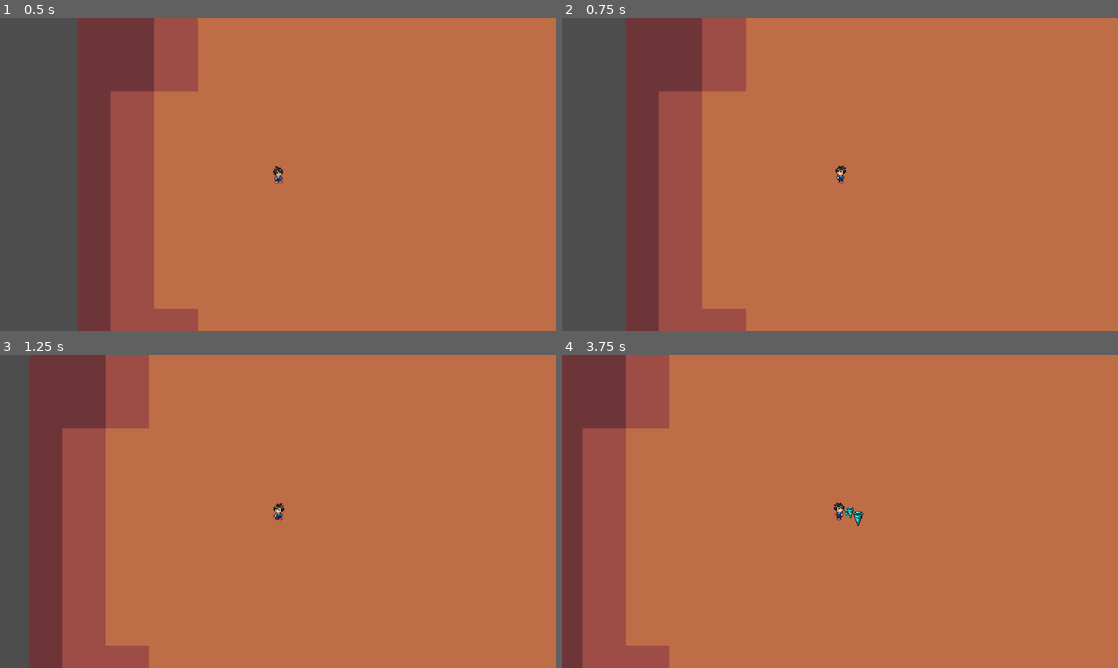
Above: before the commit, frames 1-4 (two rows, left to right).
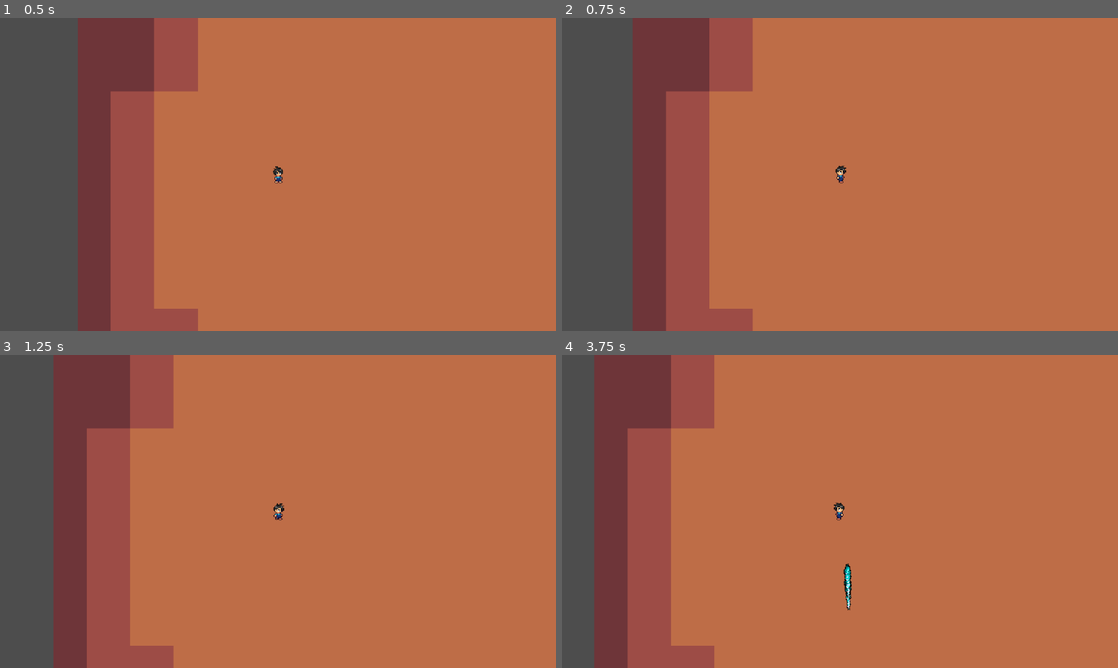
Above: after the commit, the same moments.

Repository: DavidRiusB/HeroCitySiege
Game: Godot game, scene res://world/world.tscn
Two runs of this game, one before a commit and one after it. Both use one fixed random seed, a clock stepped at 60 frames per second and the inputs below. Before the commit the project has no main scene; this scene is started directly in both runs.
Inputs:
- Up to frame 1 (0.5 s): no input
- Up to frame 2 (0.75 s): tap Enter at 0.5 s; hold D (right) from 0.53 s (still down)
- Up to frame 3 (1.25 s): keep holding D (right)
- Up to frame 4 (3.75 s): release D (right) at 1.28 s; hold S (down) 1.28-2.03 s; hold D (right) 2.03-2.78 s; hold W (up) 2.78-3.53 s; hold A (left) from 3.53 s (still down)

Frame 1 is identical in both runs. In frame 2, 3.7% of the frame differs, in the area x 11-35%, y 0-100%; in frame 3, 13%; in frame 4, 20%, in the area x 0-55%, y 0-100%.

Commit message:
refactor player script
Modularaized the script, separate attack logic, split attacks into atack logic and stats and proyetiles

Diff:
--- a/project.godot
+++ b/project.godot
@@ -11,6 +11,7 @@
 [application]
 
 config/name="HeroCitySiege"
+run/main_scene="uid://b4jybn3m6j67o"
 config/features=PackedStringArray("4.4", "Forward Plus")
 
 [display]
--- /dev/null
+++ b/scenes/player/Attack/IceSpear/ice_spear.gd
@@ -0,0 +1,87 @@
+extends Node2D
+
+@export var level = 2
+var fire_rate = 0.075
+var ice_spear_attack_speed = 1.5
+var ice_spear_base_ammo = 1
+var ice_spear_ammo = 0
+
+@onready var projectile_scene = preload("res://scenes/player/Attack/IceSpear/ice_spear_projectile.tscn")
+@onready var player
+@onready var ability_timer = get_node("%AbilityTimer")
+@onready var attack_timer = get_node("%AttackTimer")
+
+func _ready() -> void:
+	player = get_tree().get_first_node_in_group("player")
+	print("Ice spear Got player")
+
+func update(delta):
+	if level > 0:
+		ability_timer.wait_time = ice_spear_attack_speed
+		attack_timer.wait_time = fire_rate
+		if ability_timer.is_stopped():
+			ability_timer.start()
+
+func _on_ability_timer_timeout() -> void:
+	ice_spear_ammo += ice_spear_base_ammo
+	if attack_timer.is_stopped():
+		attack_timer.start()
+
+# Inside your Ice Spear ability scene
+func _on_attack_timer_timeout():
+	if ice_spear_ammo > 0:
+		var enemy_target = get_random_target()
+		if enemy_target:
+			var projectile = projectile_scene.instantiate()
+
+			# Set values based on level
+			var stats = get_projectile_stats_for_level(level)
+
+			projectile.hp = stats.hp
+			projectile.speed = stats.speed
+			projectile.damage = stats.damage
+			projectile.knockback_amount = stats.knockback
+			projectile.attack_size = stats.size
+			projectile.position = player.global_position
+			projectile.target = enemy_target.global_position
+
+			player.add_child(projectile)
+			ice_spear_ammo -= 1
+		else:
+			attack_timer.stop()
+
+func get_projectile_stats_for_level(lvl: int) -> Dictionary:
+	match lvl:
+		1:
+			return {
+				"hp": 1,
+				"speed": 100,
+				"damage": 5,
+				"knockback": 100,
+				"size": 1.0
+			}
+		2:
+			return {
+				"hp": 2,
+				"speed": 120,
+				"damage": 10,
+				"knockback": 150,
+				"size": 1.2
+			}
+		# more levels...
+		_:
+			return {
+				"hp": 1,
+				"speed": 100,
+				"damage": 5,
+				"knockback": 100,
+				"size": 1.0
+			}
+
+
+
+func get_random_target():
+	var enemies = player.enemies_in_range
+	if enemies.size() > 0:
+		return enemies[randi() % enemies.size()]
+	return null
--- /dev/null
+++ b/scenes/player/Attack/IceSpear/ice_spear.tscn
@@ -0,0 +1,15 @@
+[gd_scene load_steps=2 format=3 uid="uid://cqc8skcu3wrj7"]
+
+[ext_resource type="Script" uid="uid://hs4lm2a0le6x" path="res://scenes/player/Attack/IceSpear/ice_spear.gd" id="1_jkvxq"]
+
+[node name="IceSpear" type="Node2D"]
+script = ExtResource("1_jkvxq")
+
+[node name="AbilityTimer" type="Timer" parent="."]
+unique_name_in_owner = true
+
+[node name="AttackTimer" type="Timer" parent="AbilityTimer"]
+unique_name_in_owner = true
+
+[connection signal="timeout" from="AbilityTimer" to="." method="_on_ability_timer_timeout"]
+[connection signal="timeout" from="AbilityTimer/AttackTimer" to="." method="_on_attack_timer_timeout"]
--- a/scenes/player/Attack/ice_spear.gd
+++ b/scenes/player/Attack/IceSpear/ice_spear_projectile.gd
@@ -1,30 +1,22 @@
 extends Node2D
 
-var level = 1
-var hp = 1
-var speed = 100
-var damage = 5
-var knockback_amount = 100
-var attack_size = 1.0
+var level: int
+var hp: int
+var speed: int
+var damage: int
+var knockback_amount: int
+var attack_size: float
 
 var target = Vector2.ZERO
 var angle = Vector2.ZERO
 
-@onready var player = get_tree().get_first_node_in_group("player")
+var player
 
 signal remove_from_arr(object)
 
 func _ready():
 	angle = global_position.direction_to(target)
 	rotation = angle.angle() + deg_to_rad(135)
-
-	match level:
-		1:
-			hp = 1
-			speed = 100
-			damage = 5
-			knockback_amount = 100
-			attack_size = 1.0
 
 	var tween = create_tween()
 	tween.tween_property(self,"scale", Vector2(1,1) * attack_size, 1).set_trans(Tween.TRANS_QUINT).set_ease(Tween.EASE_OUT)
@@ -40,9 +32,6 @@
 		emit_signal("remove_from_arr", self)
 		queue_free()
 
-
-
-
 func _on_timer_timeout() -> void:
 	emit_signal("remove_from_arr", self)
 	queue_free()
--- a/scenes/player/Attack/ice_spear.tscn
+++ b/scenes/player/Attack/IceSpear/ice_spear_projectile.tscn
@@ -1,8 +1,8 @@
 [gd_scene load_steps=5 format=3 uid="uid://cjw3n42igwqwu"]
 
-[ext_resource type="Script" uid="uid://i6c6lccbi4sd" path="res://scenes/player/Attack/ice_spear.gd" id="1_n1bl0"]
-[ext_resource type="Texture2D" uid="uid://nccfcmd6f76r" path="res://assets/items/Weapons/ice_spear.png" id="2_0xq6f"]
-[ext_resource type="AudioStream" uid="uid://bu0qr2u5isl0l" path="res://assets/audio/SoundEffect/ice.wav" id="3_0xq6f"]
+[ext_resource type="Script" uid="uid://i6c6lccbi4sd" path="res://scenes/player/Attack/IceSpear/ice_spear_projectile.gd" id="1_jkvxq"]
+[ext_resource type="Texture2D" uid="uid://nccfcmd6f76r" path="res://assets/items/Weapons/ice_spear.png" id="2_ahr1k"]
+[ext_resource type="AudioStream" uid="uid://bu0qr2u5isl0l" path="res://assets/audio/SoundEffect/ice.wav" id="3_58d33"]
 
 [sub_resource type="RectangleShape2D" id="RectangleShape2D_08j3x"]
 size = Vector2(6.36396, 33.234)
@@ -14,10 +14,10 @@
 scale = Vector2(0.1, 0.1)
 collision_layer = 4
 collision_mask = 4
-script = ExtResource("1_n1bl0")
+script = ExtResource("1_jkvxq")
 
 [node name="Sprite2D" type="Sprite2D" parent="."]
-texture = ExtResource("2_0xq6f")
+texture = ExtResource("2_ahr1k")
 
 [node name="CollisionShape2D" type="CollisionShape2D" parent="." groups=["attack"]]
 light_mask = 4
@@ -32,8 +32,16 @@
 autostart = true
 
 [node name="snd_play" type="AudioStreamPlayer" parent="." groups=["attack"]]
-stream = ExtResource("3_0xq6f")
+stream = ExtResource("3_58d33")
 pitch_scale = 2.0
 autoplay = true
 
+[node name="AbilityTimer" type="Timer" parent="."]
+unique_name_in_owner = true
+
+[node name="AttackTimer" type="Timer" parent="AbilityTimer"]
+unique_name_in_owner = true
+
 [connection signal="timeout" from="Timer" to="." method="_on_timer_timeout"]
+[connection signal="timeout" from="AbilityTimer" to="." method="_on_ability_timer_timeout"]
+[connection signal="timeout" from="AbilityTimer/AttackTimer" to="." method="_on_attack_timer_timeout"]
--- /dev/null
+++ b/scenes/player/Attack/javelin.gd
@@ -0,0 +1,30 @@
+extends Area2D
+
+var level = 1
+var hp = 9999
+var speed = 200.0
+var damage = 10
+var knockback_amount = 100
+var path = 1
+var attack_size = 1.0
+var attack_speed = 4.0
+var target = Vector2.ZERO
+var target_array = []
+var angle = Vector2.ZERO
+var reset_position = Vector2.ZERO
+
+var spr_javelin_regular = preload("res://assets/items/Weapons/javelin_3_new.png")
+var spr_javelin_attack = preload("res://assets/items/Weapons/javelin_3_new_attack.png")
+
+@onready var player = get_tree().get_first_node_in_group("player")
+@onready var sprite = $Sprite2D
+@onready var collision = $CollisionShape2D
+@onready var attack_timer = get_node("%AttackTimer")
+@onready var change_direction_timer = get_node("%ChangeDirection")
+@onready var reset_position_timer = get_node("%ResetPosTimer")
+@onready var snd_attack = $snd_attack
+
+signal remove_from_arr(object)
+
+func _ready() -> void:
+	pass
--- /dev/null
+++ b/scenes/player/Attack/javelin.tscn
@@ -0,0 +1,31 @@
+[gd_scene load_steps=4 format=3 uid="uid://6mhmpqyv66et"]
+
+[ext_resource type="Texture2D" uid="uid://cfclrbemeqx4g" path="res://assets/items/Weapons/javelin_3_new.png" id="1_p6fkl"]
+[ext_resource type="Script" uid="uid://bsrt32dyjthqe" path="res://scenes/player/Attack/javelin.gd" id="1_wiclc"]
+
+[sub_resource type="RectangleShape2D" id="RectangleShape2D_wiclc"]
+size = Vector2(2.82843, 33.9411)
+
+[node name="Javelin" type="Area2D"]
+script = ExtResource("1_wiclc")
+
+[node name="Sprite2D" type="Sprite2D" parent="."]
+texture = ExtResource("1_p6fkl")
+
+[node name="CollisionShape2D" type="CollisionShape2D" parent="."]
+position = Vector2(7.15256e-07, 9.53674e-07)
+rotation = -0.785398
+scale = Vector2(1, 1)
+shape = SubResource("RectangleShape2D_wiclc")
+disabled = true
+
+[node name="AttackTimer" type="Timer" parent="."]
+unique_name_in_owner = true
+
+[node name="ChangeDirection" type="Timer" parent="."]
+unique_name_in_owner = true
+
+[node name="ResetPosTimer" type="Timer" parent="."]
+unique_name_in_owner = true
+
+[node name="snd_attack" type="AudioStreamPlayer2D" parent="."]
--- /dev/null
+++ b/scenes/player/attack_manager.gd
@@ -0,0 +1,26 @@
+extends Node2D
+
+var player
+var enemies_in_range = []
+
+var developmen_attacks = [
+	preload("res://scenes/player/Attack/IceSpear/ice_spear.tscn"),
+	]
+
+var hero_attacks  #hardcoded for now planing to pass is as argumumetns later
+var active_attacks = []
+
+
+func  _ready() -> void:
+	hero_attacks = developmen_attacks
+
+	for attack_scene in hero_attacks:
+		var attack_instance = attack_scene.instantiate()
+		active_attacks.append( attack_instance)
+		add_child(attack_instance)
+
+		print("Attacks:", active_attacks)
+
+func _process(delta: float) -> void: #if im understanding this logic this updates evry frame the attacks ?
+	for attack in active_attacks:
+		attack.update(delta)
--- a/scenes/player/player.gd
+++ b/scenes/player/player.gd
@@ -1,42 +1,26 @@
 extends CharacterBody2D
 
+# ==== Stats ====
 @export var movement_speed = 40.0
-@export var healt = 80
+@export var health = 80
 
-@onready var animation_test = preload("res://scenes/animations/AnimatorTest.tscn")
-
-# Attacks
-var ice_spear = preload("res://scenes/player/Attack/ice_spear.tscn")
-var tornado = preload("res://scenes/player/Attack/tornado.tscn")
-
-# Attack Nodes
-@onready var ability_timer = get_node("%AbilityTimer")
-@onready var attack_timer = get_node("%AttackTimer")
-@onready var tornado_timer = get_node("%TornadoTimer")
-@onready var tornado_attack_timer = get_node("%TornadoAttackTimer")
+# ==== Scenes ====
+@onready var animator_scene = preload("res://scenes/animations/AnimatorTest.tscn")
 
 
-# Ice Spear Attributes
-var ice_spear_ammo = 0
-var ice_spear_base_ammo = 1
-var ice_spear_attack_speed = 1.5
-var ice_spear_level = 0
+# ==== Timers ====
+@onready var timer_ability = get_node("%AbilityTimer")
+@onready var timer_attack = get_node("%AttackTimer")
+@onready var timer_tornado = get_node("%TornadoTimer")
+@onready var timer_tornado_attack = get_node("%TornadoAttackTimer")
 
-# Tornado Attributes
+# ==== Enemy Tracking ====
+var enemies_in_range = []
 
-var tornado_ammo = 0
-var tornado_base_ammo = 5
-var tornado_attack_speed = 3
-var tornado_level = 1
+# ==== Animation ====
+var animator: AnimatedSprite2D = null
+var last_direction = Vector2.DOWN  # optional: init with DOWN so idle anim is set
 
-#Enemy Related
-var enemy_close = []
-
-
-
-var animator: AnimatedSprite2D = null
-
-# Mapping of movement directions to animations and idle states
 var animation_states = {
 	Vector2.RIGHT: {"walk": "Sideways", "idle": "idle_sideways", "flip_h": false},
 	Vector2.LEFT: {"walk": "Sideways", "idle": "idle_sideways", "flip_h": true},
@@ -44,16 +28,14 @@
 	Vector2.DOWN: {"walk": "Down", "idle": "idle_front", "flip_h": false}
 }
 
-var last_direction = Vector2.DOWN  # Default to facing down
+func _ready():
+	animator = animator_scene.instantiate()
+	add_child(animator)
 
-func _ready():
-	animator = animation_test.instantiate()
-	add_child(animator)
-	attack()
 
 func _physics_process(delta: float) -> void:
 	movement()
-	print("Last direction:", last_direction)
+
 
 func movement():
 	var input_vector = Vector2(
@@ -90,68 +72,14 @@
 
 
 func _on_hurt_box_hurt(damage: Variant, _angle, _knockback):
-	healt -= damage
-	print(healt)
-
-func attack():
-	if ice_spear_level > 0:
-		ability_timer.wait_time = ice_spear_attack_speed
-		if ability_timer.is_stopped():
-			ability_timer.start()
-	if tornado_level > 0:
-		tornado_timer.wait_time = tornado_attack_speed
-		if tornado_timer.is_stopped():
-			tornado_timer.start()
-
-
-func _on_ability_timer_timeout() -> void:
-	ice_spear_ammo += ice_spear_base_ammo
-	attack_timer.start()
-
-func _on_tornado_timer_timeout() -> void:
-	tornado_ammo += tornado_base_ammo
-	tornado_attack_timer.start()
-
-
-func _on_attack_timer_timeout() -> void:
-	if ice_spear_ammo > 0:
-		var ice_spear_attack = ice_spear.instantiate()
-		ice_spear_attack.position = position
-		ice_spear_attack.target = get_random_target()
-		ice_spear_attack.level = ice_spear_level
-		add_child(ice_spear_attack)
-		ice_spear_ammo -= 1
-		if ice_spear_ammo > 0:
-			attack_timer.start()
-		else:
-			attack_timer.stop()
-
-func _on_tornado_attack_timer_timeout() -> void:
-	if tornado_ammo > 0:
-		var tornado_attack = tornado.instantiate()
-		tornado_attack.position = position
-		tornado_attack.last_movement = last_direction
-		tornado_attack.level = tornado_level
-		add_child(tornado_attack)
-		tornado_ammo -= 1
-		if tornado_ammo > 0:
-			tornado_timer.start()
-		else:
-			tornado_attack_timer.stop()
-
-
-func get_random_target():
-	if enemy_close.size() > 0:
-		return enemy_close.pick_random().global_position
-	else:
-		return Vector2.UP
-
+	health -= damage
+	print(health)
 
 func _on_enemy_detection_area_body_entered(body: Node2D) -> void:
-	if not enemy_close.has(body):
-		enemy_close.append(body)
+	if not enemies_in_range.has(body):
+		enemies_in_range.append(body)
 
 
 func _on_enemy_detection_area_body_exited(body: Node2D) -> void:
-	if enemy_close.has(body):
-		enemy_close.erase(body)
+	if enemies_in_range.has(body):
+		enemies_in_range.erase(body)
--- a/scenes/player/player.tscn
+++ b/scenes/player/player.tscn
@@ -1,7 +1,8 @@
-[gd_scene load_steps=6 format=3 uid="uid://u5d3ubsipudv"]
+[gd_scene load_steps=7 format=3 uid="uid://u5d3ubsipudv"]
 
 [ext_resource type="Script" uid="uid://dmnivsuhihk07" path="res://scenes/player/player.gd" id="1_dovo2"]
 [ext_resource type="PackedScene" uid="uid://dvveaaryormi0" path="res://Utility/hurt_box.tscn" id="2_dovo2"]
+[ext_resource type="Script" uid="uid://c36l8ka62p5mo" path="res://scenes/player/attack_manager.gd" id="3_gmlin"]
 
 [sub_resource type="CapsuleShape2D" id="CapsuleShape2D_dovo2"]
 radius = 3.0
@@ -30,24 +31,6 @@
 position = Vector2(1, 2)
 shape = SubResource("RectangleShape2D_gmlin")
 
-[node name="Attack" type="Node2D" parent="."]
-
-[node name="AbilityTimer" type="Timer" parent="Attack"]
-unique_name_in_owner = true
-wait_time = 1.5
-
-[node name="AttackTimer" type="Timer" parent="Attack/AbilityTimer"]
-unique_name_in_owner = true
-wait_time = 0.075
-
-[node name="TornadoTimer" type="Timer" parent="Attack"]
-unique_name_in_owner = true
-wait_time = 3.0
-
-[node name="TornadoAttackTimer" type="Timer" parent="Attack/TornadoTimer"]
-unique_name_in_owner = true
-wait_time = 0.2
-
 [node name="EnemyDetectionArea" type="Area2D" parent="."]
 collision_layer = 4
 collision_mask = 4
@@ -56,11 +39,10 @@
 [node name="CollisionShape2D" type="CollisionShape2D" parent="EnemyDetectionArea"]
 shape = SubResource("CircleShape2D_dovo2")
 
+[node name="AttackManager" type="Node2D" parent="."]
+script = ExtResource("3_gmlin")
+
 [connection signal="hurt" from="HurtBox" to="." method="_on_hurt_box_hurt"]
-[connection signal="timeout" from="Attack/AbilityTimer" to="." method="_on_ability_timer_timeout"]
-[connection signal="timeout" from="Attack/AbilityTimer/AttackTimer" to="." method="_on_attack_timer_timeout"]
-[connection signal="timeout" from="Attack/TornadoTimer" to="." method="_on_tornado_timer_timeout"]
-[connection signal="timeout" from="Attack/TornadoTimer/TornadoAttackTimer" to="." method="_on_tornado_attack_timer_timeout"]
 [connection signal="body_entered" from="EnemyDetectionArea" to="." method="_on_enemy_detection_area_body_entered"]
 [connection signal="body_exited" from="EnemyDetectionArea" to="." method="_on_enemy_detection_area_body_exited"]
 
--- a/world/world.tscn
+++ b/world/world.tscn
@@ -16,6 +16,5 @@
 region_rect = Rect2(48.2378, 111.629, 48.1432, 49.0528)
 
 [node name="Player" parent="." instance=ExtResource("2_4717r")]
-movement_speed = 80.0
 
 [node name="EnemySpawner" parent="." instance=ExtResource("3_4717r")]
Not shown, added: scenes/player/Attack/IceSpear/ice_spear.gd.uid
Renamed: scenes/player/Attack/ice_spear.gd.uid -> scenes/player/Attack/IceSpear/ice_spear_projectile.gd.uid
Not shown, added: scenes/player/Attack/javelin.gd.uid
Not shown, added: scenes/player/attack_manager.gd.uid
